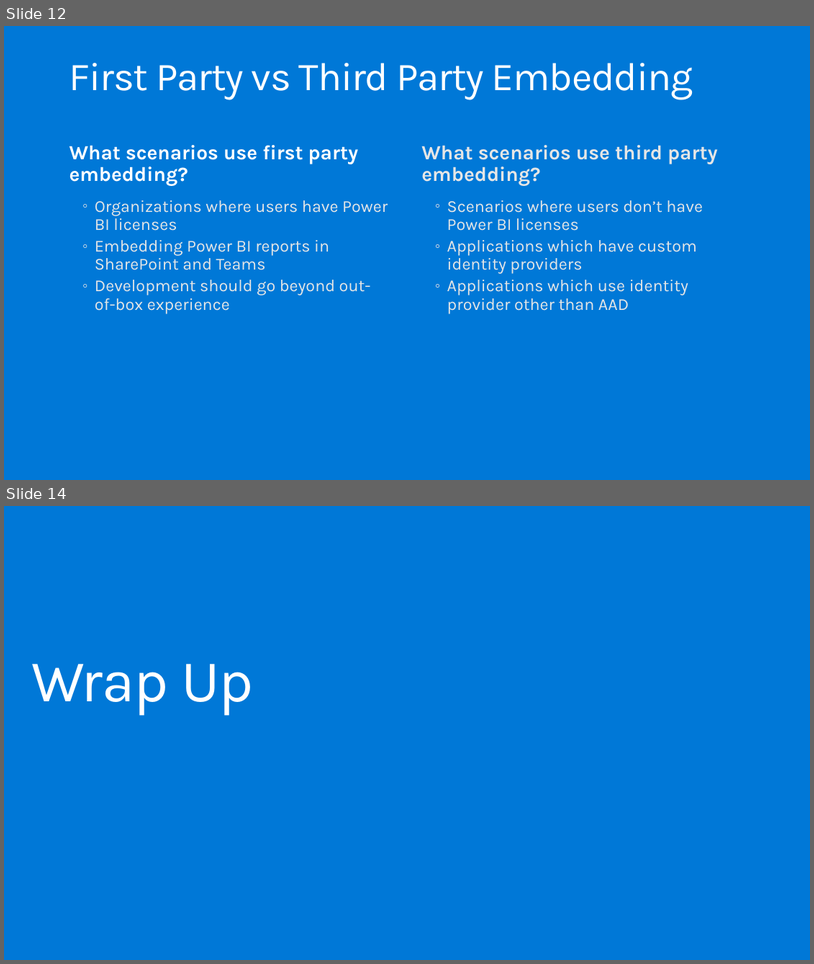
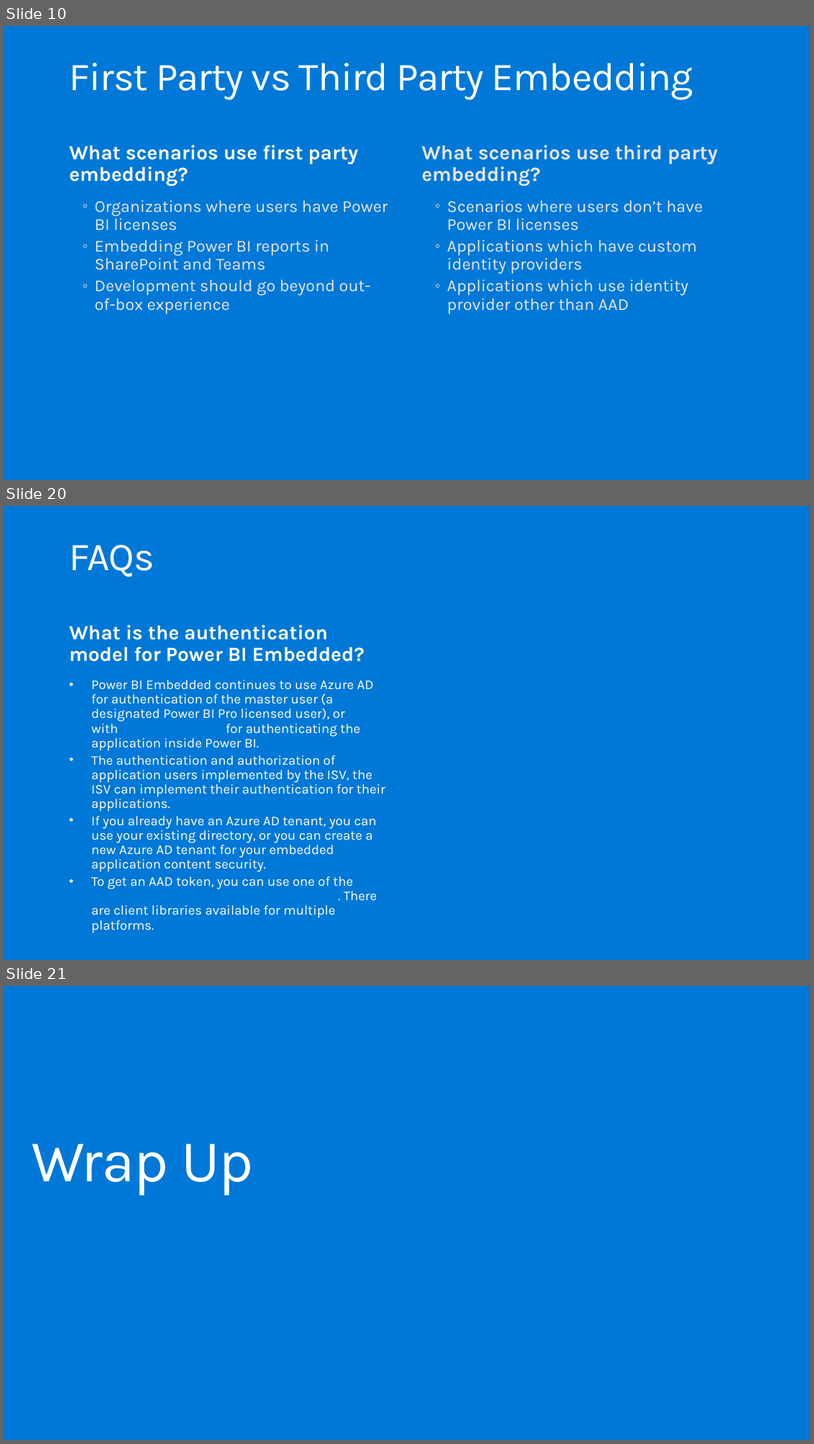
Before and after one commit to hnc198/AzurePowerBI, a slide deck: Hands-on Modules/Embedding/1. What is Power BI Embedded.pptx. Shown one above the other, each under a label of ours: slides 12 and 14 before the commit, slides 10, 20 and 21 after it; the slides between them are not shown. The pictures are 814x964 and 814x1444 pixels, drawn with LibreOffice and Linux fonts; fonts in the diff are those of the drawing. Boxes give left, top, right and bottom in pixels: in the first picture for what was removed or moved away, otherwise in the second. Text is boxed around its words. In the diff, an @@ line names an element or a change of style, - is before the commit and + after.

```diff
--- a/Hands-on Modules/Embedding/1. What is Power BI Embedded.pptx
+++ b/Hands-on Modules/Embedding/1. What is Power BI Embedded.pptx
@@ slide 20 added at (4, 506, 810, 960), background #0078D7 @@
@@ title added at (70, 545, 154, 577), 47 pt, text #FFFFFF @@
+FAQs
@@ text added at (70, 625, 365, 662), 24 pt, text #FFFFFF, bold @@
+What is the authentication model for Power BI Embedded?
@@ text added at (91, 680, 386, 918), 16 pt, text #FFFFFF @@
+• Power BI Embedded continues to use Azure AD for authentication of the master user (a designated Power BI Pro licensed user), or with service principal for authenticating the application inside Power BI.
+• The authentication and authorization of application users implemented by the ISV, the ISV can implement their authentication for their applications.
+• If you already have an Azure AD tenant, you can use your existing directory, or you can create a new Azure AD tenant for your embedded application content security.
+• To get an AAD token, you can use one of the Azure Active Directory Authentication Libraries. There are client libraries available for multiple platforms.
@@ what was slide 12 is now slide 10 @@
@@ what was slide 14 is now slide 21 @@
```
Also in this commit, not shown: 7 slides changed, 7 other slides added, 1 slide removed, 4 other files.
